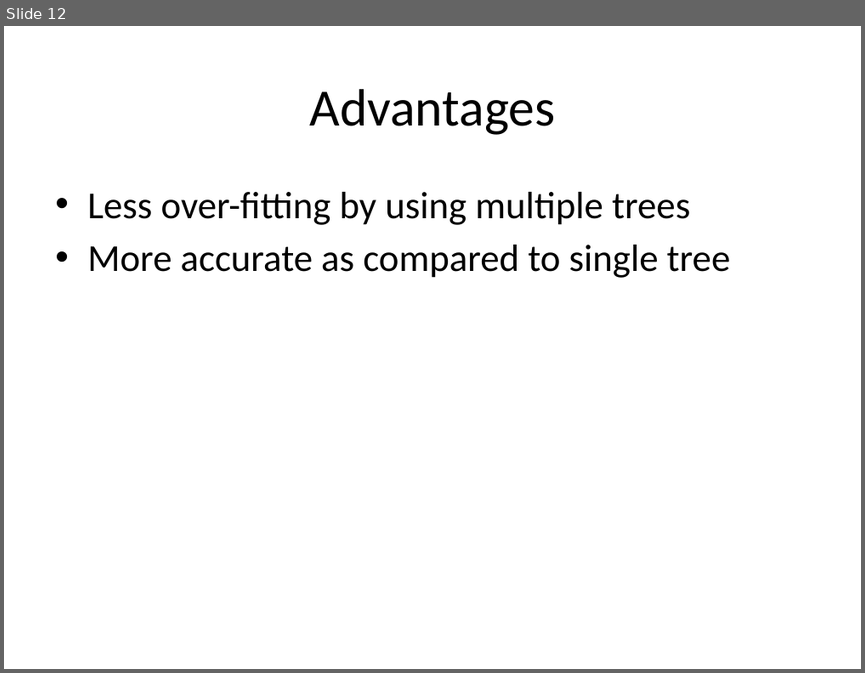
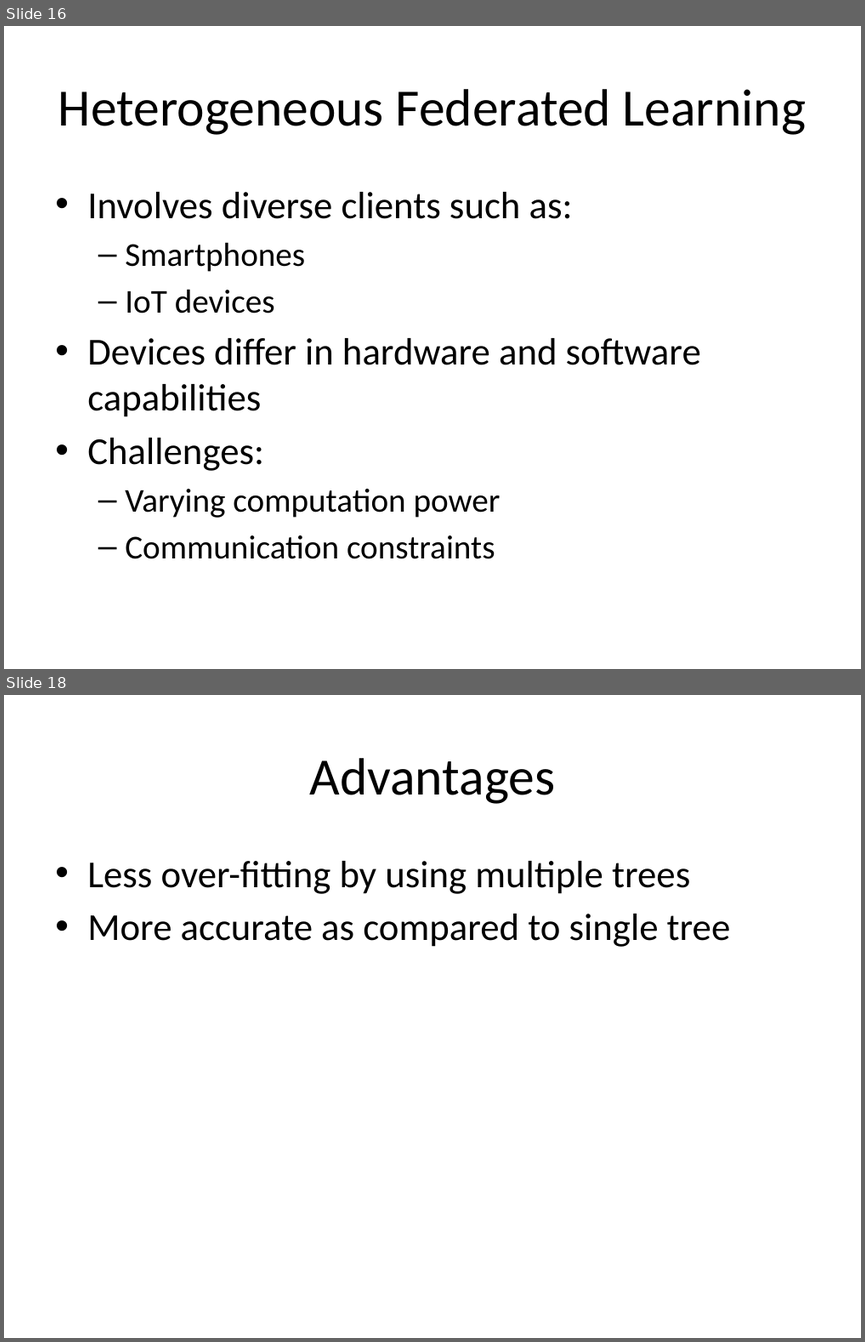
Before and after one commit to look4pritam/FederatedLearning, a slide deck: Presentations/FederatedLearning.pptx. Shown one above the other, each under a label of ours: slide 12 before the commit, slides 16 and 18 after it; the slides between them are not shown. The pictures are 865x673 and 865x1342 pixels, drawn with LibreOffice and Linux fonts; fonts in the diff are those of the drawing. Boxes give left, top, right and bottom in pixels: in the first picture for what was removed or moved away, otherwise in the second. Text is boxed around its words. In the diff, an @@ line names an element or a change of style, - is before the commit and + after.

```diff
--- a/Presentations/FederatedLearning.pptx
+++ b/Presentations/FederatedLearning.pptx
@@ slide 16 added at (x1=4, y1=26, x2=861, y2=669), background #FFFFFF @@
@@ title added at (x1=58, y1=89, x2=806, y2=135), 44 pt, text #000000 @@
+Heterogeneous Federated Learning
@@ text added at (x1=87, y1=192, x2=701, y2=559), 32 pt, text #000000 @@
+• Involves diverse clients such as:
+  – Smartphones
+  – IoT devices
+• Devices differ in hardware and software capabilities
+• Challenges:
+  – Varying computation power
+  – Communication constraints
@@ what was slide 12 is now slide 18 @@
```
Also in this commit, not shown: 3 slides changed, 5 other slides added.
